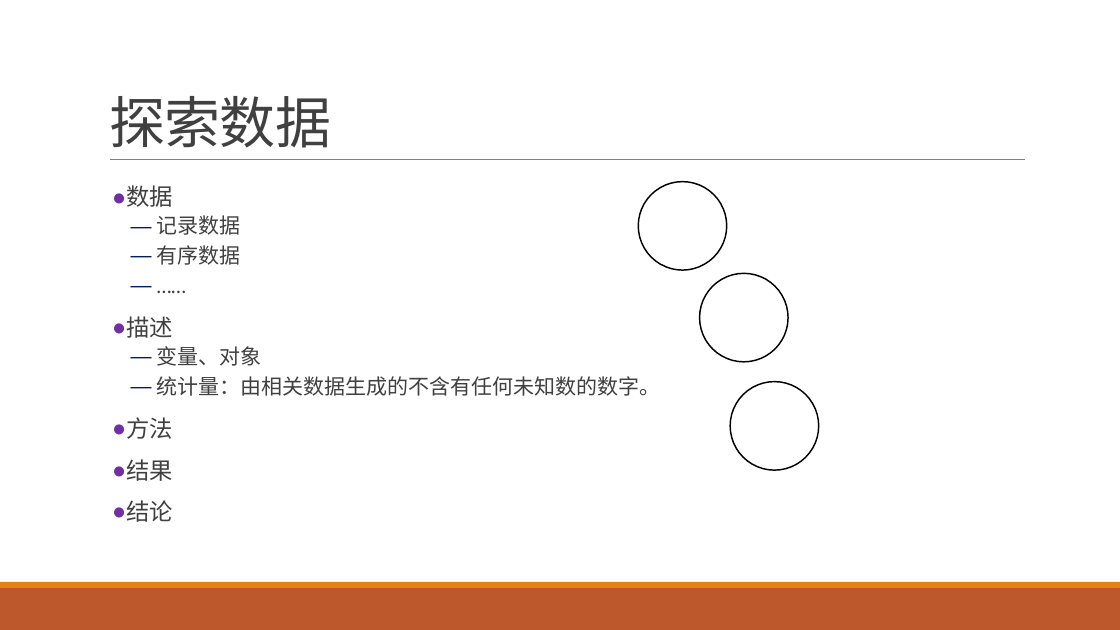
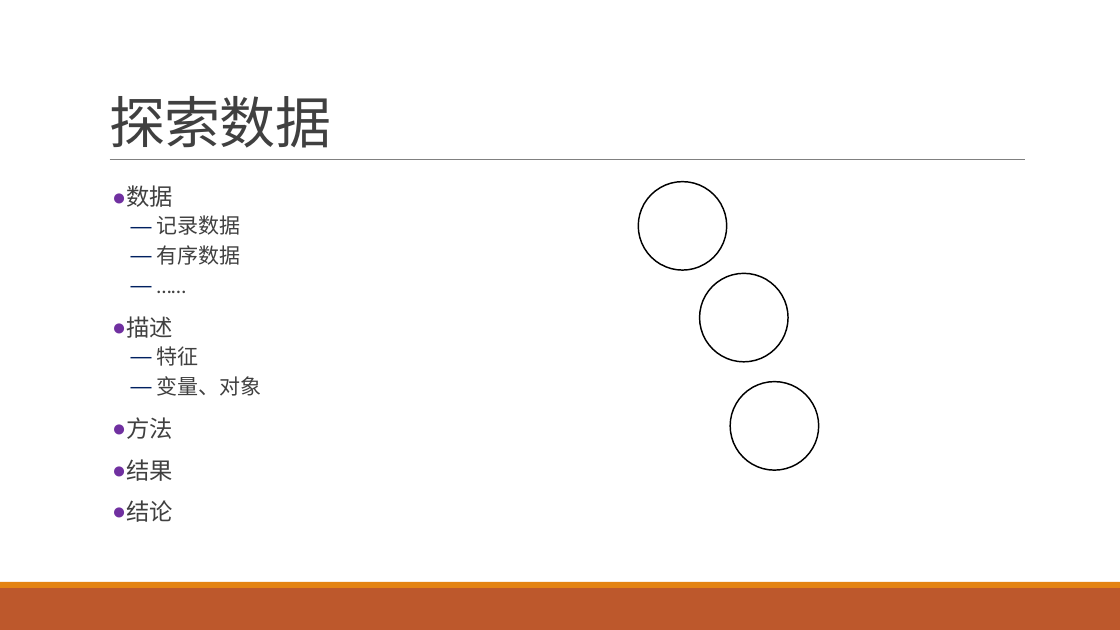
Before and after one commit to exoplanetX/DataAnalytics, a slide deck: slide 3 of 数据分析-3-探索性分析.pptx. Drawn at 1120x630 pixels with LibreOffice and Linux fonts; fonts in the diff are those of the drawing. Boxes give left, top, right and bottom in pixels: in the first picture for what was removed or moved away, otherwise in the second. Text is boxed around its words. In the diff, an @@ line names an element or a change of style, - is before the commit and + after.

```diff
--- a/数据分析-3-探索性分析.pptx
+++ b/数据分析-3-探索性分析.pptx
@@ text at [157,346,199,366]: paragraph added @@
+  — 特征
@@ text at [157,376,661,396]: paragraph removed @@
-  — 统计量：由相关数据生成的不含有任何未知数的数字。
```
Also in this commit, not shown: 6 other slides changed.
